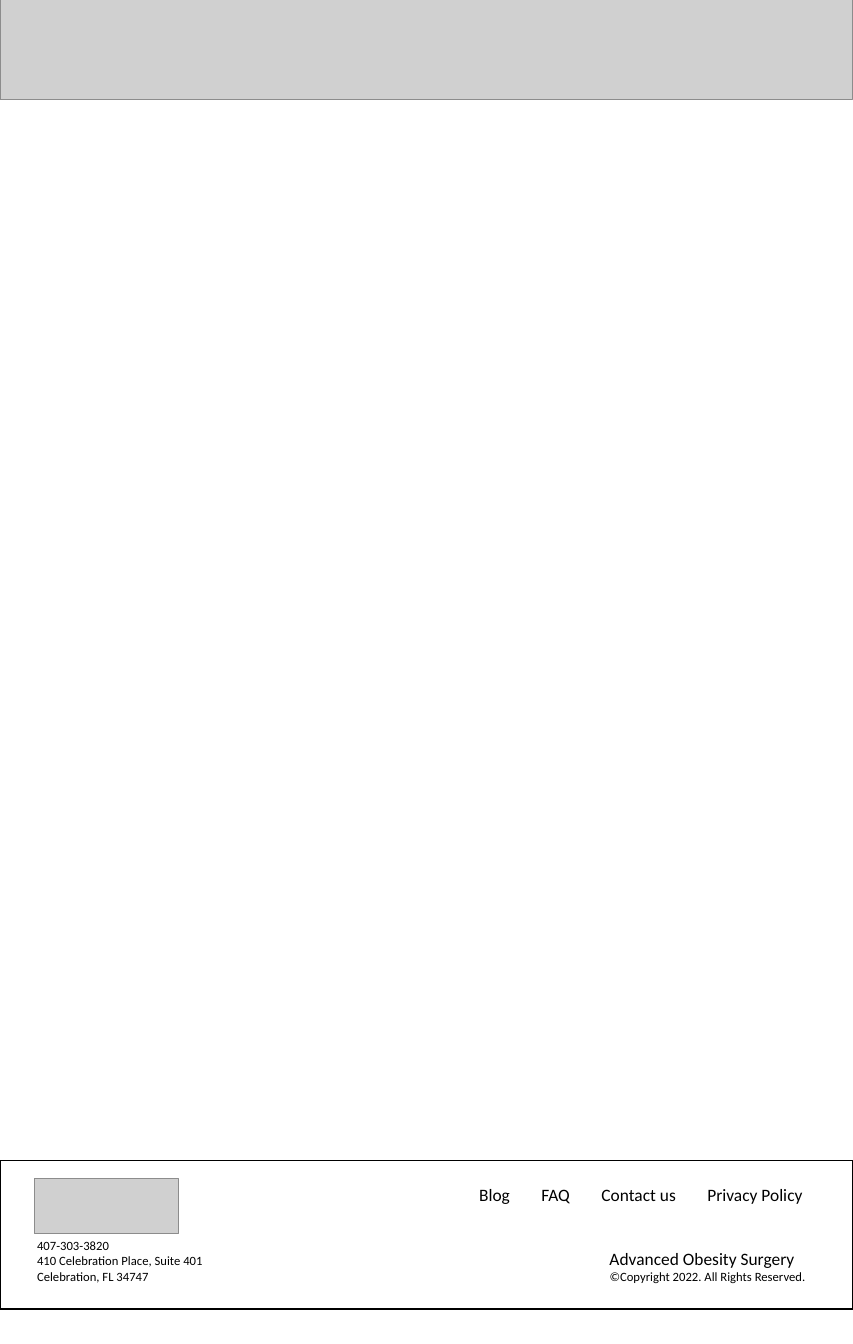
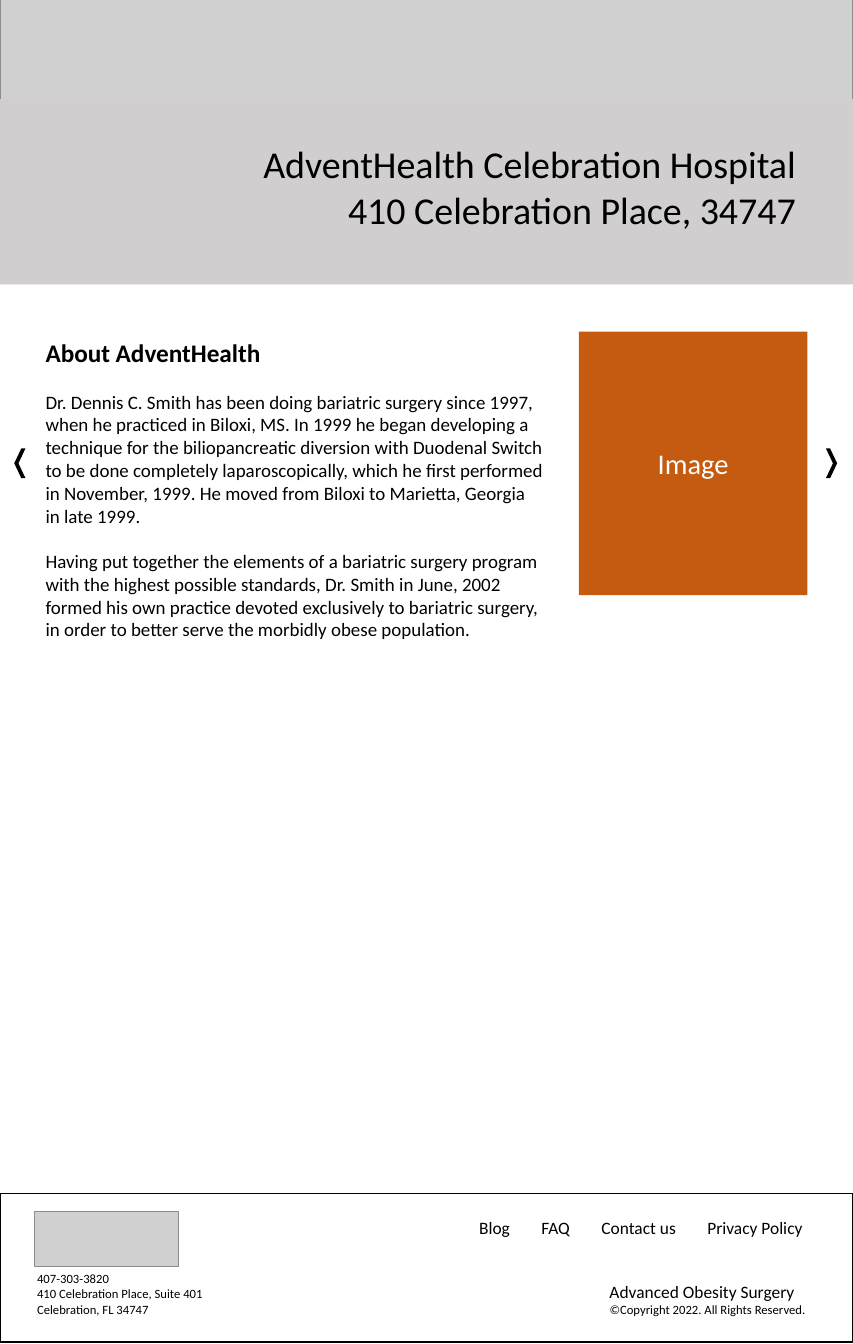
Before and after one commit to audcsm/aos-site, a slide deck: slide 5 of Website Design Tools.pptx (slide 4 before the commit). Drawn at 853x1344 pixels with LibreOffice and Linux fonts; fonts in the diff are those of the drawing; grey boxes stand for pictures. Boxes give left, top, right and bottom in pixels: in the first picture for what was removed or moved away, otherwise in the second. Text is boxed around its words. In the diff, an @@ line names an element or a change of style, - is before the commit and + after.

Commit message:
Designed and created "About hospital" HTML, imported Owl Carousel framework

```diff
--- a/Website Design Tools.pptx
+++ b/Website Design Tools.pptx
@@ rectangle added at (x1=0, y1=99, x2=853, y2=284), fill #D0CECE @@
@@ text added at (x1=263, y1=151, x2=796, y2=229), 24 pt, text #000000 @@
+AdventHealth Celebration Hospital
+410 Celebration Place, 34747
@@ text added at (x1=46, y1=344, x2=542, y2=639), 12 pt, text #000000 @@
+About AdventHealth
+Dr. Dennis C. Smith has been doing bariatric surgery since 1997, when he practiced in Biloxi, MS. In 1999 he began developing a technique for the biliopancreatic diversion with Duodenal Switch to be done completely laparoscopically, which he first performed in November, 1999. He moved from Biloxi to Marietta, Georgia in late 1999.
+Having put together the elements of a bariatric surgery program with the highest possible standards, Dr. Smith in June, 2002 formed his own practice devoted exclusively to bariatric surgery, in order to better serve the morbidly obese population.
@@ rectangle added at (x1=579, y1=331, x2=808, y2=595), fill #C55A11, 18 pt, text #FFFFFF @@
+Image
@@ freeform shape added at (x1=15, y1=448, x2=26, y2=478), fill #000000 @@
@@ freeform shape added at (x1=826, y1=448, x2=837, y2=478), fill #000000 @@
@@ 3 texts, 1 picture, 1 rectangle moved together from (x1=0, y1=1160, x2=853, y2=1309) to (x1=0, y1=1193, x2=853, y2=1342) @@
```
Also in this commit, not shown: 3 other slides changed, 1 slide added, 7 other files.
